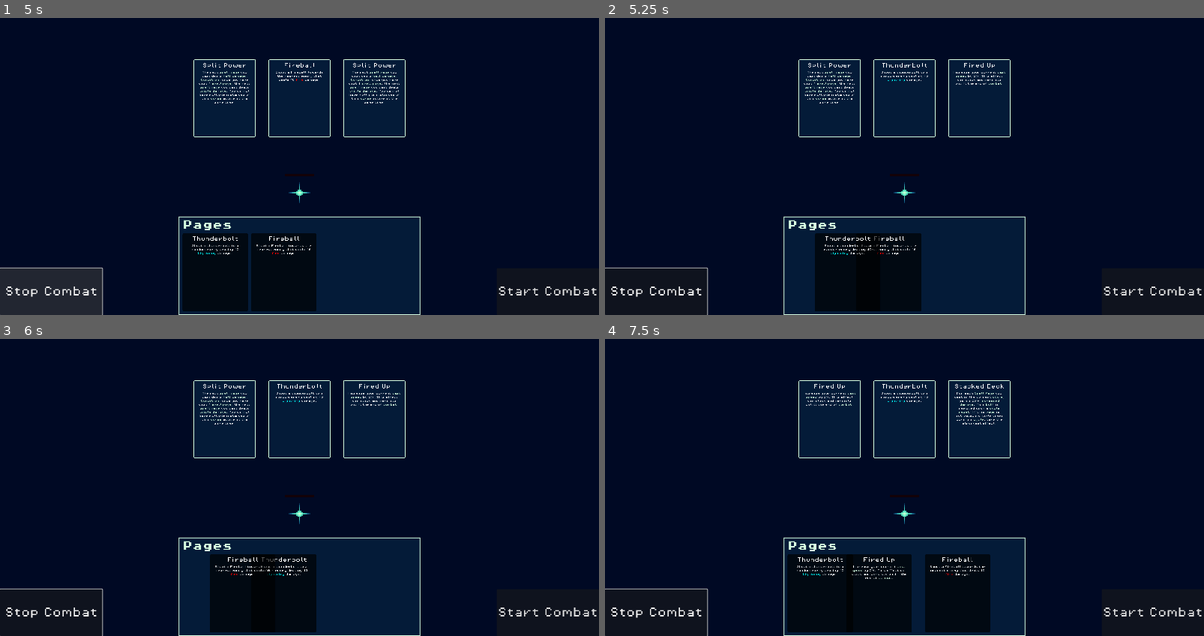
Above: before the commit, frames 1-4 (two rows, left to right).
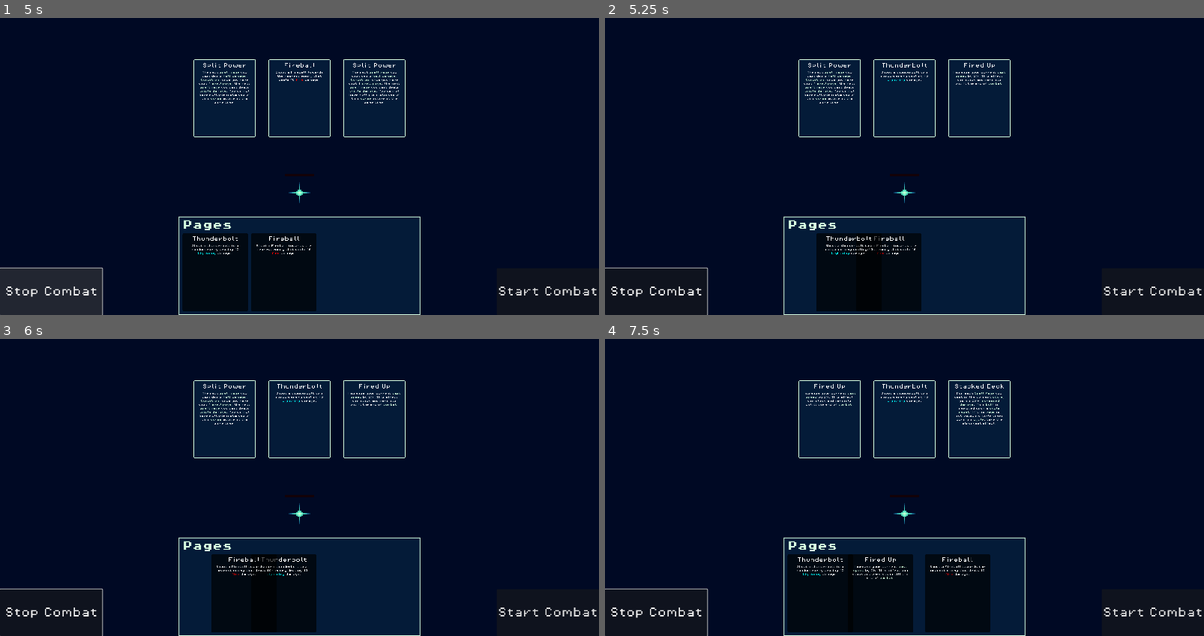
Above: after the commit, the same moments.

Repository: Jelmerrr/Grimoire
Game: Godot game, scene res://Scenes/BoardScene.tscn
Same seed, same stepped clock (60 frames per second), same inputs: the game is played once before the commit and once after it.
Inputs (mouse positions are in pixels of both pictures, inside the frame that each line leads up to):
- Up to frame 1 (5 s): click "Start Combat" at 0.5 s; click "Start Combat" at 1.25 s; click "Stop Combat" at 2 s; click "Stop Combat" at 2.75 s; click "Start Combat" at 3.5 s; click "Stop Combat" at 4.25 s
- Up to frame 2 (5.25 s): tap Enter at 5 s; drag from (820, 273) to (904, 193) at 5.02 s
- Up to frame 3 (6 s): drag from (215, 594) to (299, 514) at 5.77 s
- Up to frame 4 (7.5 s): move the mouse to (964, 392) at 6.52 s; press the mouse at (964, 392) at 6.53 s; release the mouse at (964, 392) at 7.25 s; tap Space at 7.25 s; drag from (958, 594) to (724, 416) at 7.27 s

Frame 1 is identical in both runs. In frame 2, 0.2% of the frame differs, in the area x 35-47%, y 72-99%; in frame 3, 0.2%; in frame 4, 0.2%, in the area x 41-52%, y 72-99%.

Commit message:
Grimoire page drag code refactor.

Diff:
--- a/Scripts/Controllers/PagesContainerUIController.gd
+++ b/Scripts/Controllers/PagesContainerUIController.gd
@@ -1,6 +1,7 @@
 extends Control
 
 var dragging_node = null
+var dragging_panel = null
 var drag_offset = 0.0
 var threshold = 200
 
@@ -29,29 +30,43 @@
 func _on_gui_input(event: InputEvent) -> void:
 	if !UtilsGlobalVariables.inCombat:
 		if event.is_action_pressed("click"):
+			#Create a temporary node that can move independantly of the scroll container.
 			dragging_node = self.duplicate()
 			dragging_node.set_script(null)
 			vbox.get_parent().add_child(dragging_node)
-			dragging_node.position = global_position
+
+			#Initial node positioning.
 			drag_offset = get_global_mouse_position().x - global_position.x + scrollContainer.global_position.x
-			var dragging_panel = dragging_node.get_node("CanvasGroup").get_node("PanelContainer") #PanelContainer
-			dragging_panel.position.x = -4
+			dragging_node.position.x = get_global_mouse_position().x - drag_offset + scrollContainer.scroll_horizontal
+			dragging_panel = dragging_node.get_node("CanvasGroup").get_node("PanelContainer") #PanelContainer
+			dragging_panel.position.x = dragging_node.position.x
+
+			#Temporarily hide the "real" panel.
 			panel.hide()
 			set_process_input(true)
 
 func _input(event):
 	if event is InputEventMouseMotion or event is InputEventScreenDrag:
+		#Update panel positioning according to mouse movement.
+		dragging_panel.position.x = 0 #Reset position offset when mouse inputs are detected
 		dragging_node.position.x = get_global_mouse_position().x - drag_offset + scrollContainer.scroll_horizontal
+
+		#Handle ordering within the scroll container.
 		if dragging_node.global_position.x < global_position.x - threshold: #dragging up past threshold
 			if self.get_index() > 0:
 				vbox.move_child(self, self.get_index() -1)
 		elif dragging_node.global_position.x > global_position.x + threshold: #dragging up past threshold
 			if self.get_index() < vbox.get_child_count() -1:
 				vbox.move_child(self, self.get_index() +1)
+
+	#Once dragging input is released.
 	if event.is_action_released("click"):
+		#Reveal original panel and remove the temporary node.
 		panel.show()
 		dragging_node.queue_free()
 		set_process_input(false)
+
+		#Update grimoire page ordering.
 		var newpages = vbox.get_children()
 		var newgrimoire: Array[PageResource]
 		for page in newpages:
